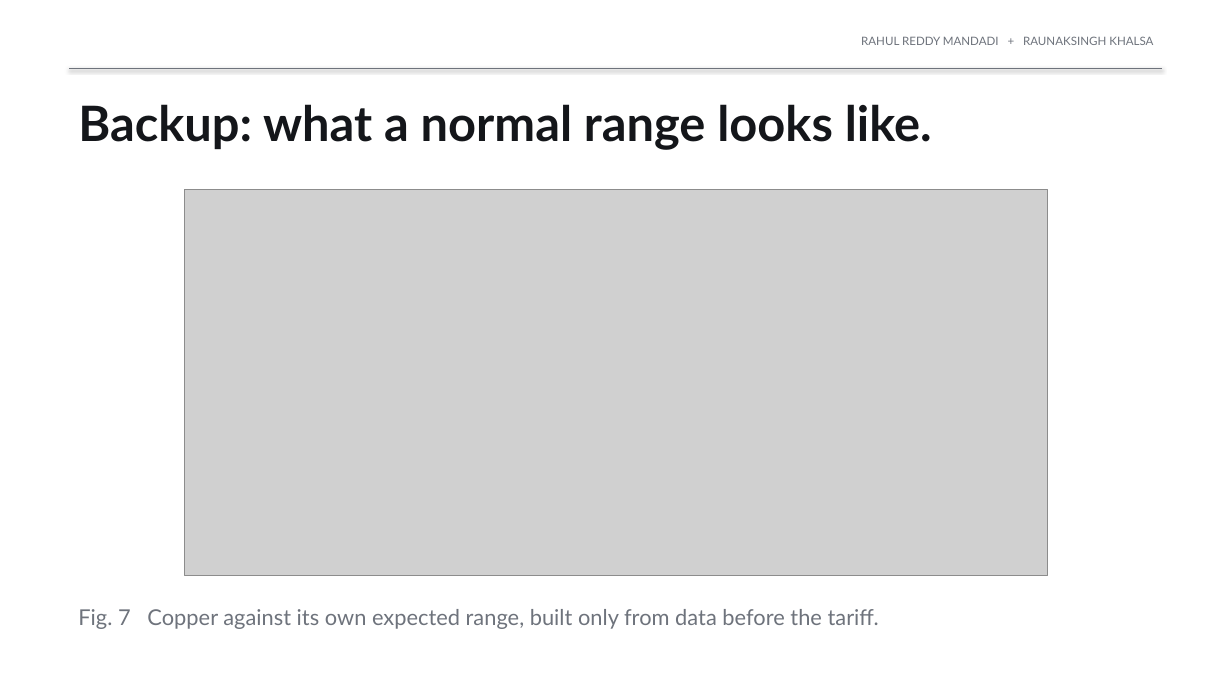
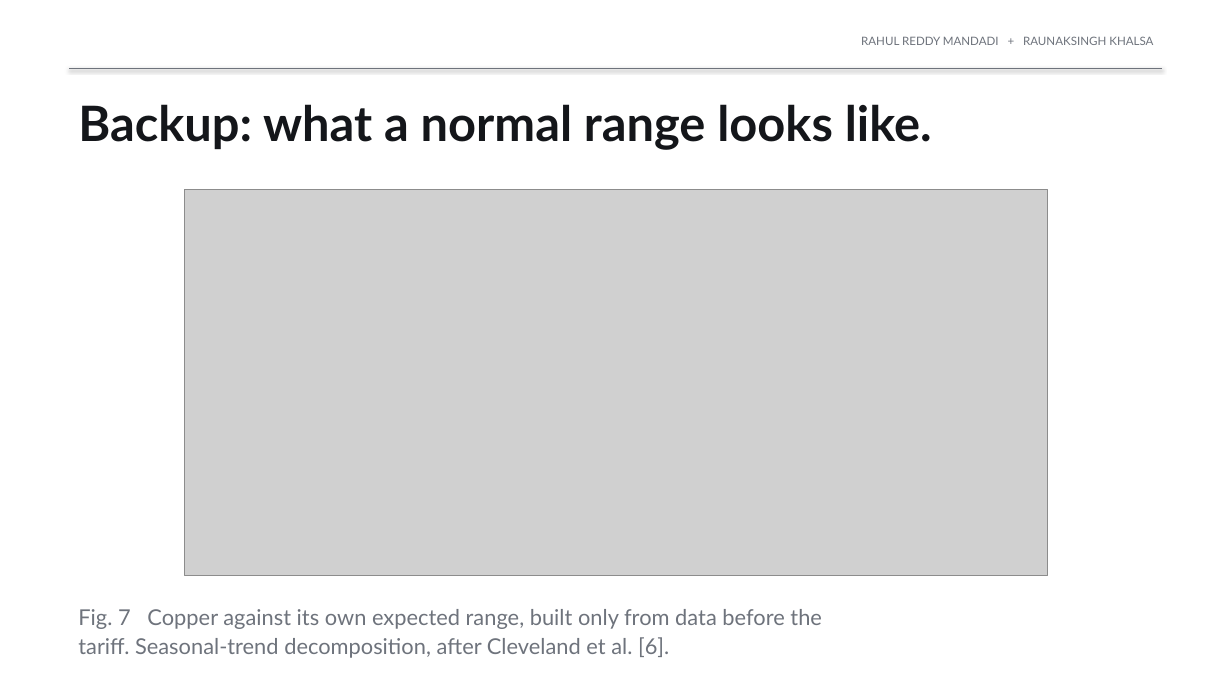
Before and after one commit to rahul-mandadi/tariff-rush, a slide deck: slide 10 of slides/Mandadi_Khalsa_Presentation1.pptx. Drawn at 1232x693 pixels with LibreOffice and Linux fonts; fonts in the diff are those of the drawing; grey boxes stand for pictures. Boxes give left, top, right and bottom in pixels: in the first picture for what was removed or moved away, otherwise in the second. Text is boxed around its words. In the diff, an @@ line names an element or a change of style, - is before the commit and + after.

```diff
--- a/slides/Mandadi_Khalsa_Presentation1.pptx
+++ b/slides/Mandadi_Khalsa_Presentation1.pptx
@@ text at [78,609,822,658]: text changed @@
-Fig. 7 Copper against its own expected range, built only from data before the tariff.
+Fig. 7 Copper against its own expected range, built only from data before the
+tariff. Seasonal-trend decomposition, after Cleveland et al. [6].
```
Also in this commit, not shown: 8 other slides changed, 3 other files.
